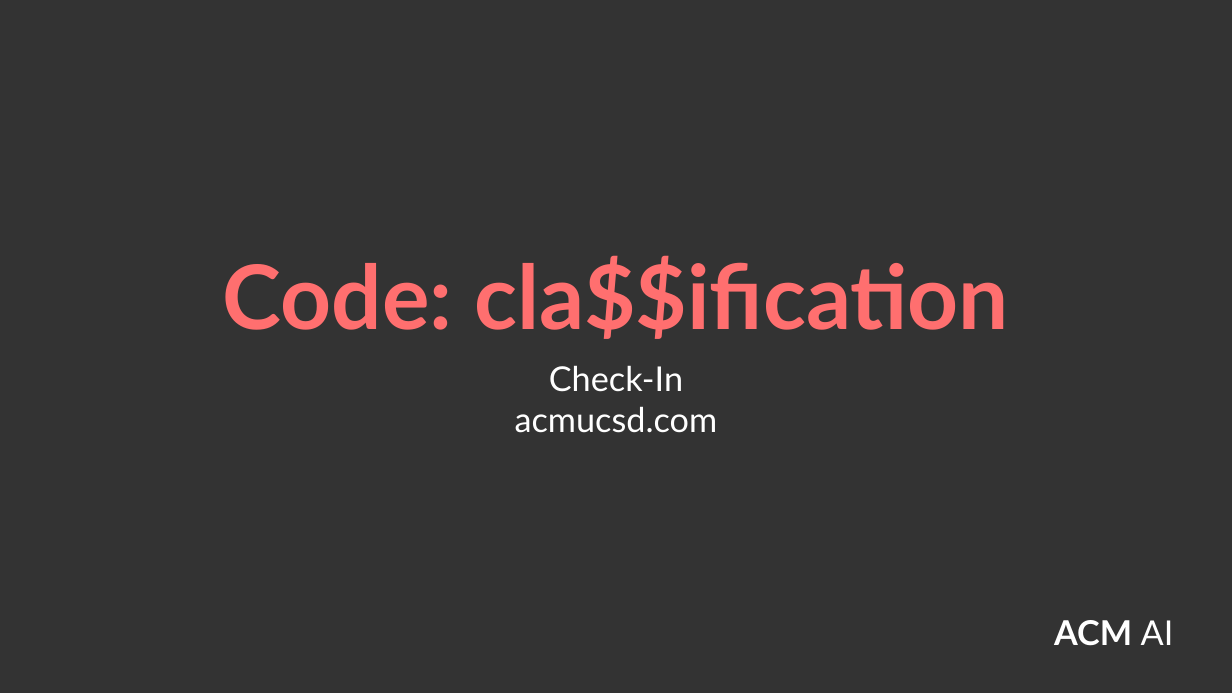
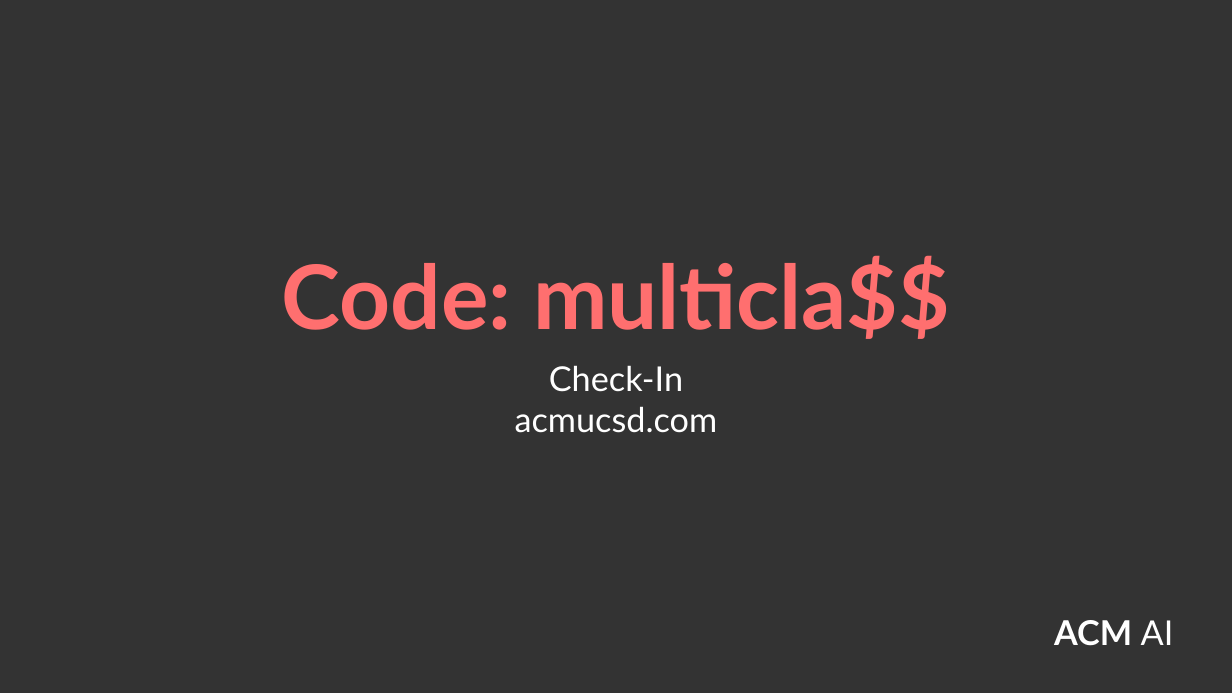
Before and after one commit to acmucsd/acm-ai-workshops, a slide deck: slide 2 of SP22/nlp-series/workshop-2/presentation-resources/NLP_Workshop_2_-_RNN_for_Multi-Classification.pptx. Drawn at 1232x693 pixels with LibreOffice and Linux fonts; fonts in the diff are those of the drawing; background and template pictures are left out. Boxes give left, top, right and bottom in pixels: in the first picture for what was removed or moved away, otherwise in the second. Text is boxed around its words. In the diff, an @@ line names an element or a change of style, - is before the commit and + after.

```diff
--- a/SP22/nlp-series/workshop-2/presentation-resources/NLP_Workshop_2_-_RNN_for_Multi-Classification.pptx
+++ b/SP22/nlp-series/workshop-2/presentation-resources/NLP_Workshop_2_-_RNN_for_Multi-Classification.pptx
@@ title at [282, 255, 950, 339]: text changed @@
-Code: cla$$ification
+Code: multicla$$
```
Also in this commit, not shown: 3 other files.
